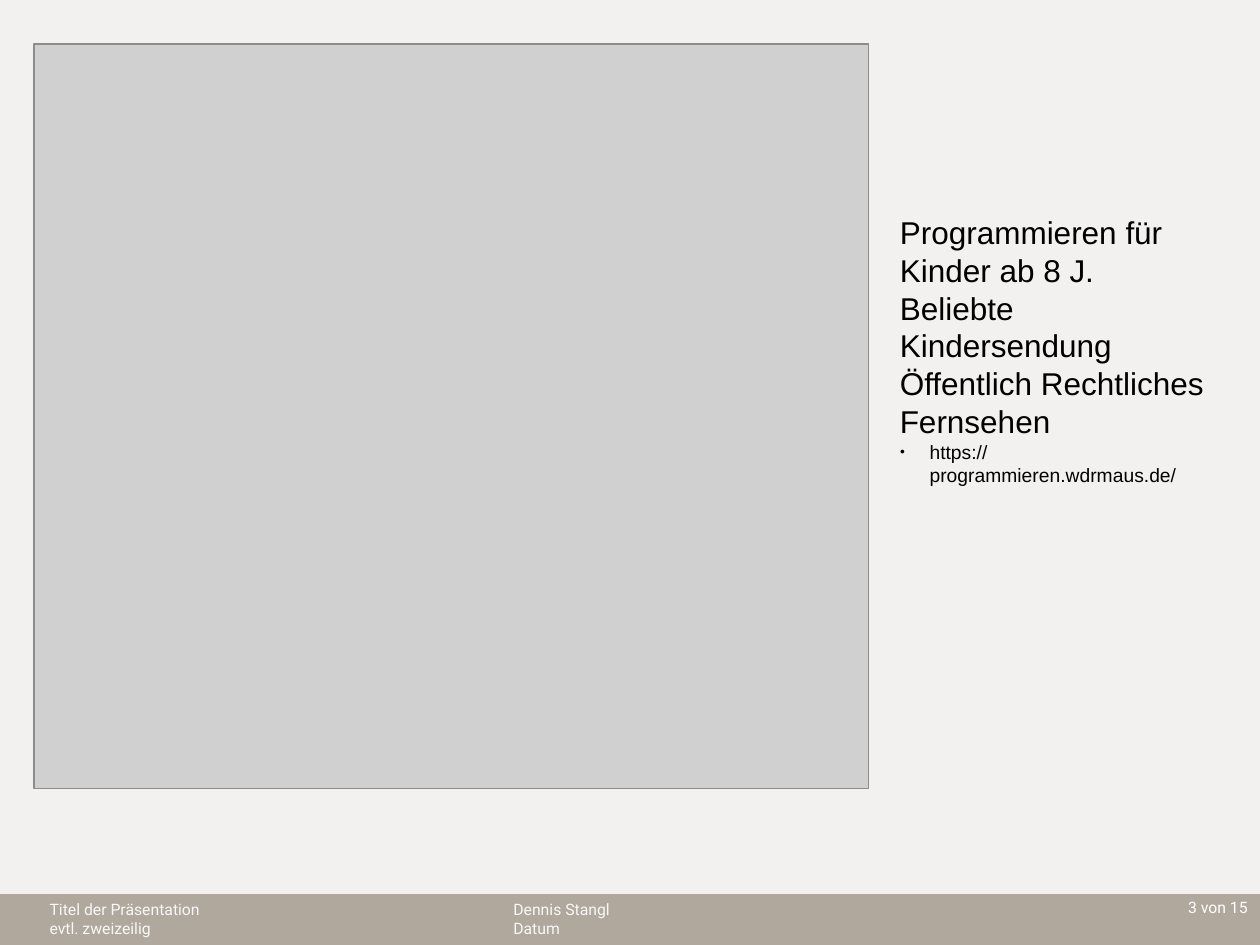
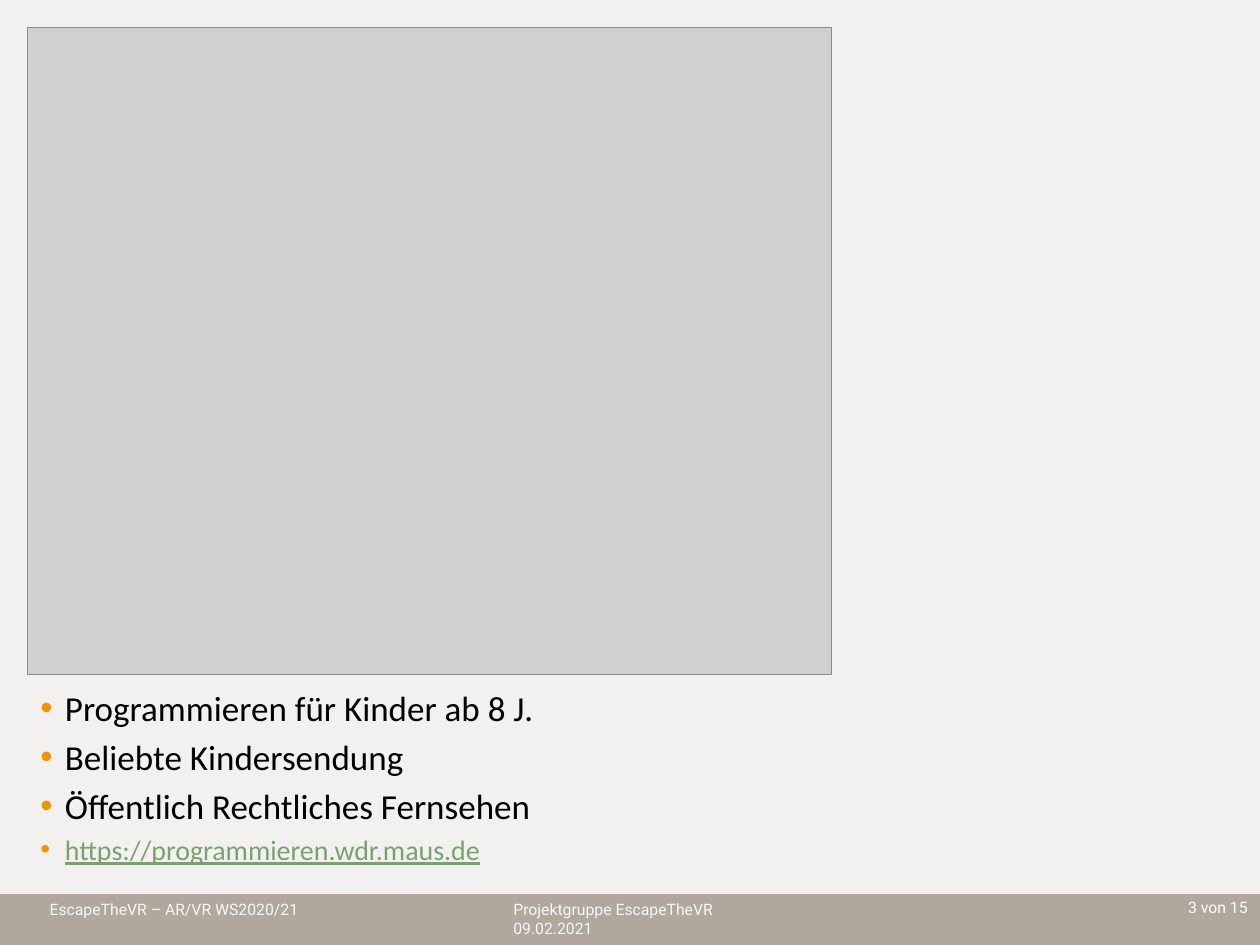
Before and after one commit to sebastian-steindl/EscapeTheVR, a slide deck: slide 3 of Präsentation.pptx. Drawn at 1260x945 pixels with LibreOffice and Linux fonts; fonts in the diff are those of the drawing; grey boxes stand for pictures; background and template pictures are left out. Boxes give left, top, right and bottom in pixels: in the first picture for what was removed or moved away, otherwise in the second. Text is boxed around its words. In the diff, an @@ line names an element or a change of style, - is before the commit and + after.

```diff
--- a/Präsentation.pptx
+++ b/Präsentation.pptx
@@ picture: place and size @@
-picture at box(34, 44, 868, 789)
+picture at box(28, 28, 832, 675)
@@ text "Programmieren für Kinder ab 8 ...": place and size @@
-text "Programmieren für Kinder ab 8 ..." at box(900, 221, 1204, 486)
+text "Programmieren für Kinder ab 8 ..." at box(65, 696, 533, 865)
@@ text "Programmieren für Kinder ab 8 ..." at box(65, 696, 533, 865): vertical alignment top to middle @@
@@ text at box(65, 696, 533, 820): size 18 to 20 pt, font Arial to Calibri, highlight none to #000000 in "Programmieren für Kinder ab 8 J.", "Beliebte Kindersendung", "Öffentlich Rechtliches Fernsehen"; bullet none to •; more space between paragraphs @@
@@ text at box(65, 840, 480, 865): text changed; size 11 to 16 pt; font Arial to Calibri; text colour #000000 to #78A26E @@
-● https://programmieren.wdrmaus.de/
+• https://programmieren.wdr.maus.de
@@ text at box(50, 903, 298, 918): text changed @@
-Titel der Präsentation
-evtl. zweizeilig
+EscapeTheVR – AR/VR WS2020/21
@@ text at box(513, 903, 713, 934): text changed @@
-Dennis Stangl
-Datum
+Projektgruppe EscapeTheVR
+09.02.2021
```
Also in this commit, not shown: 12 other slides changed.
